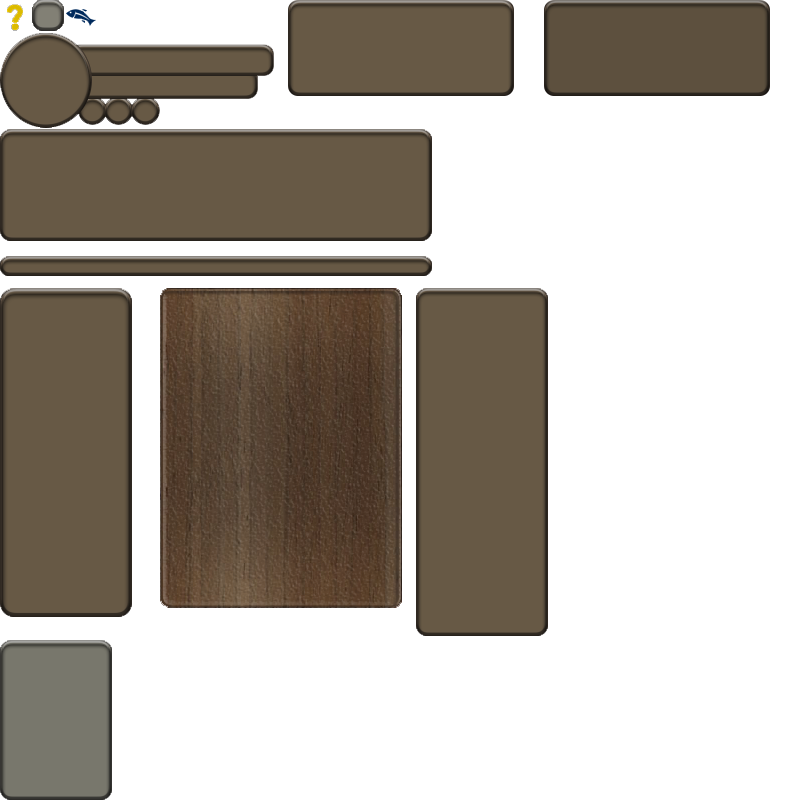
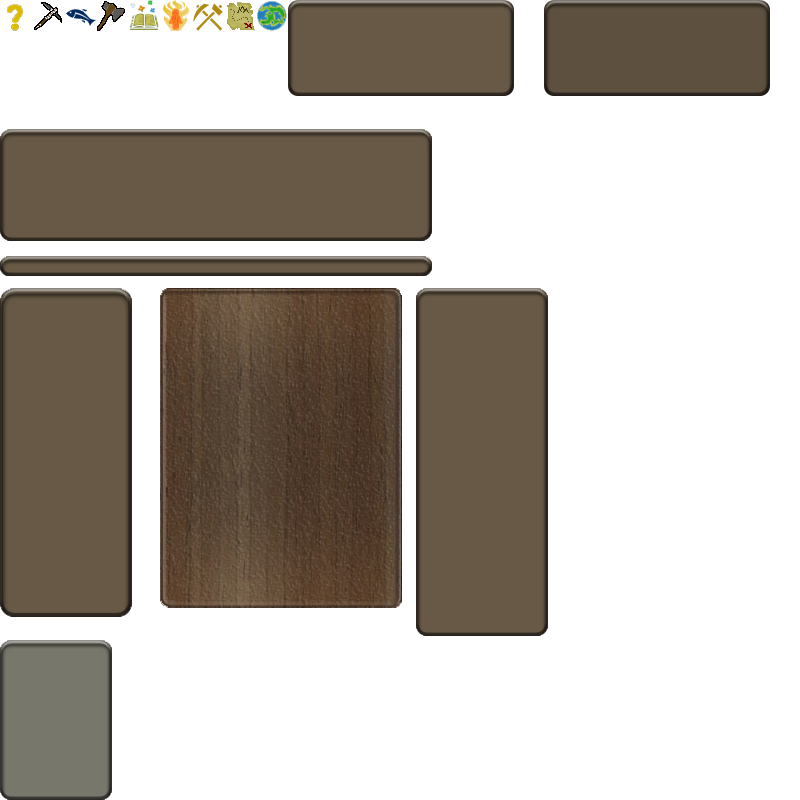
Layer changes from the first 800px x 800px image to the second:
moved "Layer 3" above "Layer 2", painted on it over box(193, 1, 287, 96)
removed layer "Layer 1" over box(0, 0, 287, 128)
added layer "Layer 2" above "Layer 5" over box(163, 0, 190, 31)
added layer "Layer 5" above "Layer 4" over box(257, 1, 287, 31)
added layer "Layer 4" above "Layer 1" over box(227, 2, 255, 31)
renamed "Layer 2" to "Layer 1", painted on it over box(130, 0, 225, 33)
added layer "Layer 0" over box(0, 0, 287, 128)
